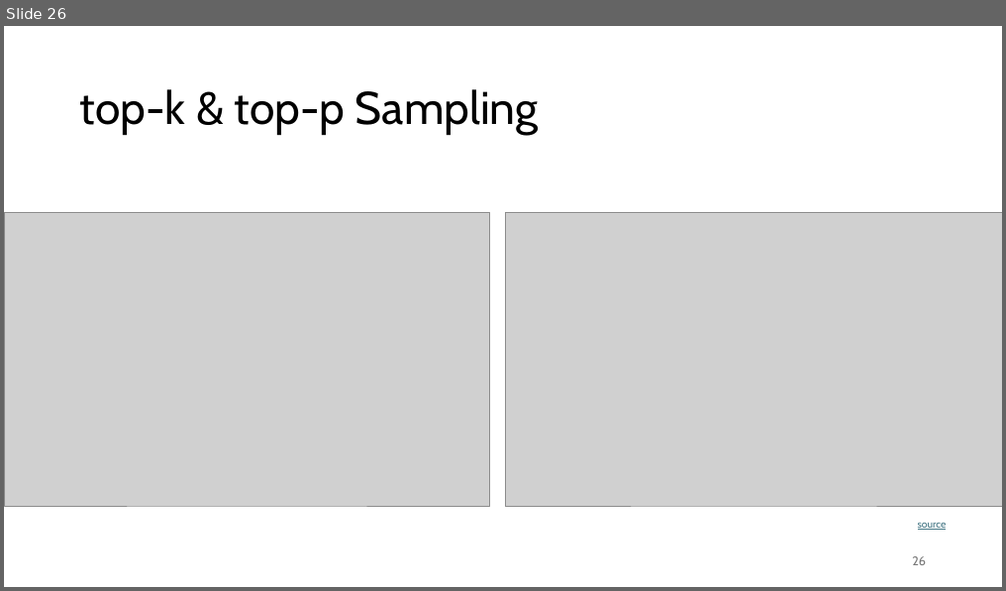
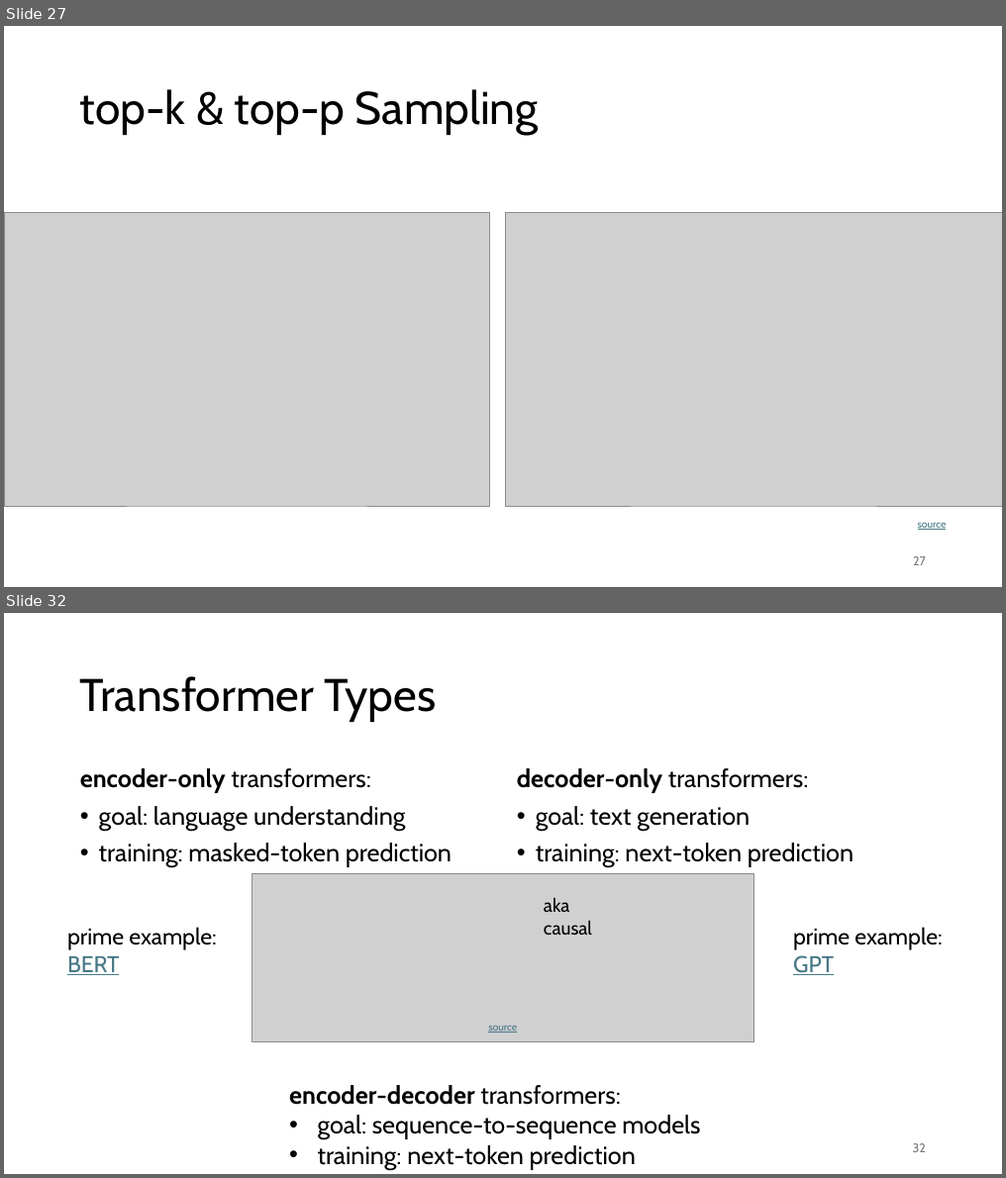
Before and after one commit to FelixWick/language_models, a slide deck: slides/2_transformer.pptx. Shown one above the other, each under a label of ours: slide 26 before the commit, slides 27 and 32 after it; the slides between them are not shown. The pictures are 1006x591 and 1006x1178 pixels, drawn with LibreOffice and Linux fonts; fonts in the diff are those of the drawing; grey boxes stand for pictures. Boxes give left, top, right and bottom in pixels: in the first picture for what was removed or moved away, otherwise in the second. Text is boxed around its words. In the diff, an @@ line names an element or a change of style, - is before the commit and + after.

Commit message:
more details on transformer

```diff
--- a/slides/2_transformer.pptx
+++ b/slides/2_transformer.pptx
@@ slide 32 added at box(4, 613, 1002, 1174), background #FFFFFF @@
@@ title added at box(80, 676, 437, 722), 44 pt, text #000000 @@
+Transformer Types
@@ text added at box(80, 768, 451, 868), 24 pt, text #000000 @@
+encoder-only transformers:
+• goal: language understanding
+• training: masked-token prediction
@@ text added at box(517, 768, 853, 868), 24 pt, text #000000 @@
+decoder-only transformers:
+• goal: text generation
+• training: next-token prediction
@@ picture added at box(252, 874, 754, 1042) @@
@@ text added at box(544, 898, 592, 935), 18 pt, text #000000 @@
+aka causal
@@ text added at box(67, 927, 217, 975), 22 pt, text #000000 @@
+prime example: BERT
@@ text added at box(793, 927, 943, 975), 22 pt, text #000000 @@
+prime example: GPT
@@ text added at box(488, 1026, 517, 1033), 10 pt, text #467886, underline @@
+source
@@ text added at box(289, 1085, 700, 1170), 24 pt, text #000000 @@
+encoder-decoder transformers:
+• goal: sequence-to-sequence models
+• training: next-token prediction
@@ page number added at box(913, 1144, 926, 1153), 12 pt, text #797979 @@
+32
@@ what was slide 26 is now slide 27 @@
@@ page number at box(913, 557, 926, 566): text changed @@
-26
+27
```
Also in this commit, not shown: 11 slides changed, 11 other slides added, 2 slides removed, 4 other files.
